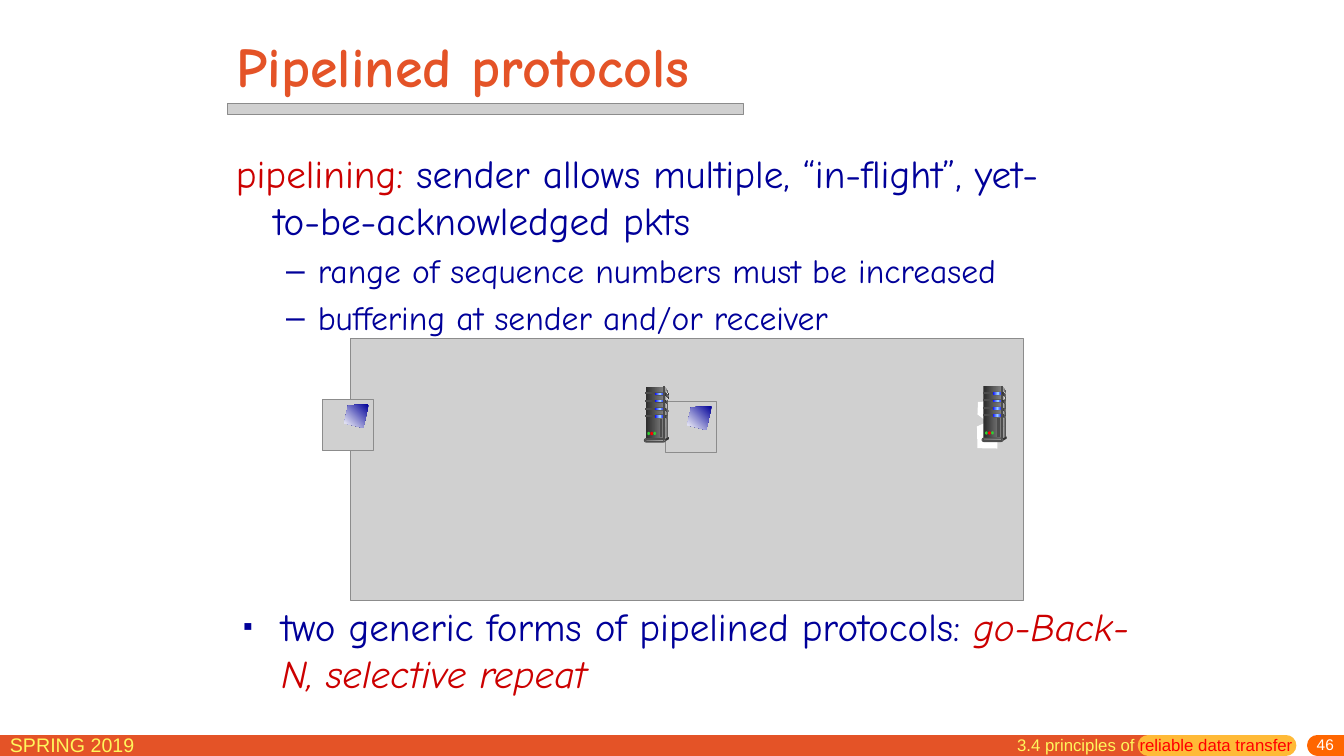
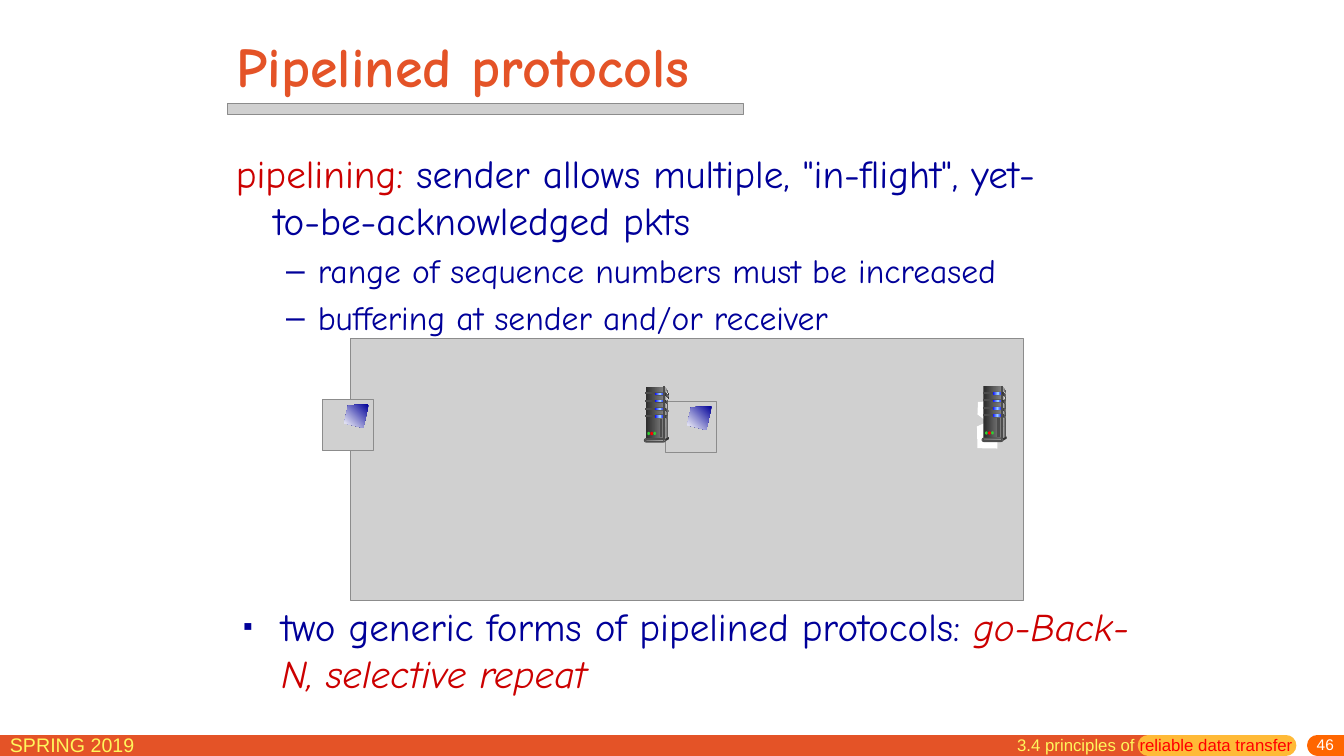
Before and after one commit to jichenghu/PPT_networkDistributed, a slide deck: slide 46 of chapter3.pptx. Drawn at 1344x756 pixels with LibreOffice and Linux fonts; fonts in the diff are those of the drawing; grey boxes stand for pictures. Boxes give left, top, right and bottom in pixels: in the first picture for what was removed or moved away, otherwise in the second. Text is boxed around its words. In the diff, an @@ line names an element or a change of style, - is before the commit and + after.

```diff
--- a/chapter3.pptx
+++ b/chapter3.pptx
@@ text at box(236, 161, 1034, 243): text changed @@
-pipelining: sender allows multiple, “in-flight”, yet-to-be-acknowledged pkts
+pipelining: sender allows multiple, "in-flight", yet-to-be-acknowledged pkts
```
Also in this commit, not shown: 14 other slides changed, 53 slides added.
